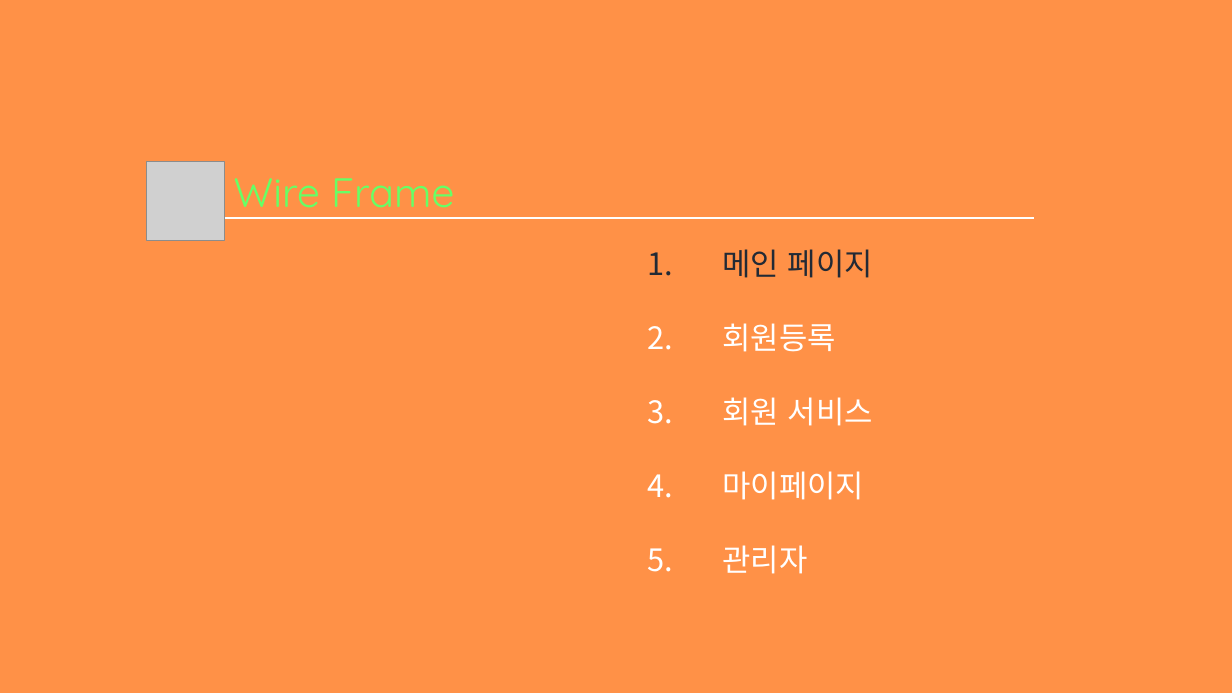
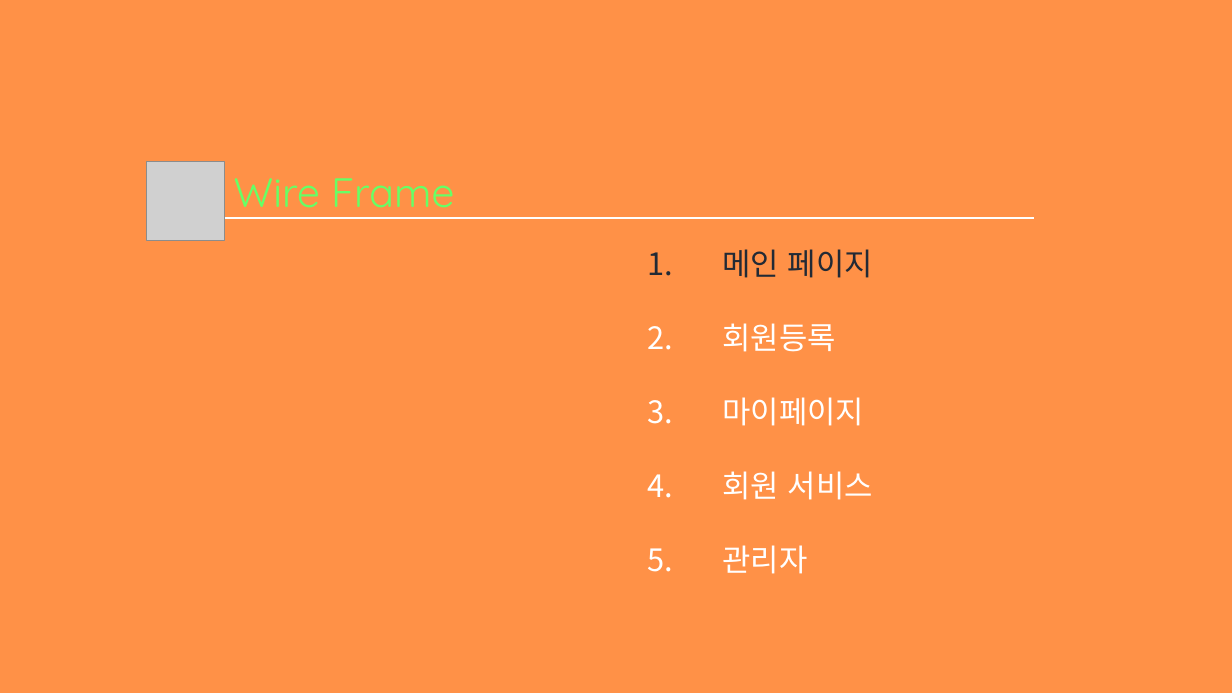
Before and after one commit to hhsw07/ezen-academy-projects, a slide deck: slide 13 of WebContent/발표자료/2차/3조 하비팩토리.pptx (slide 15 before the commit). Drawn at 1232x693 pixels with LibreOffice and Linux fonts; fonts in the diff are those of the drawing; grey boxes stand for pictures. Boxes give left, top, right and bottom in pixels: in the first picture for what was removed or moved away, otherwise in the second. Text is boxed around its words. In the diff, an @@ line names an element or a change of style, - is before the commit and + after.

```diff
--- a/WebContent/발표자료/2차/3조 하비팩토리.pptx
+++ b/WebContent/발표자료/2차/3조 하비팩토리.pptx
@@ text at (723, 397, 865, 426): paragraph added @@
+3. 마이페이지
@@ text at (723, 471, 865, 500): paragraph removed @@
-4. 마이페이지
```
Also in this commit, not shown: 4 other slides changed, 55 slides added.
